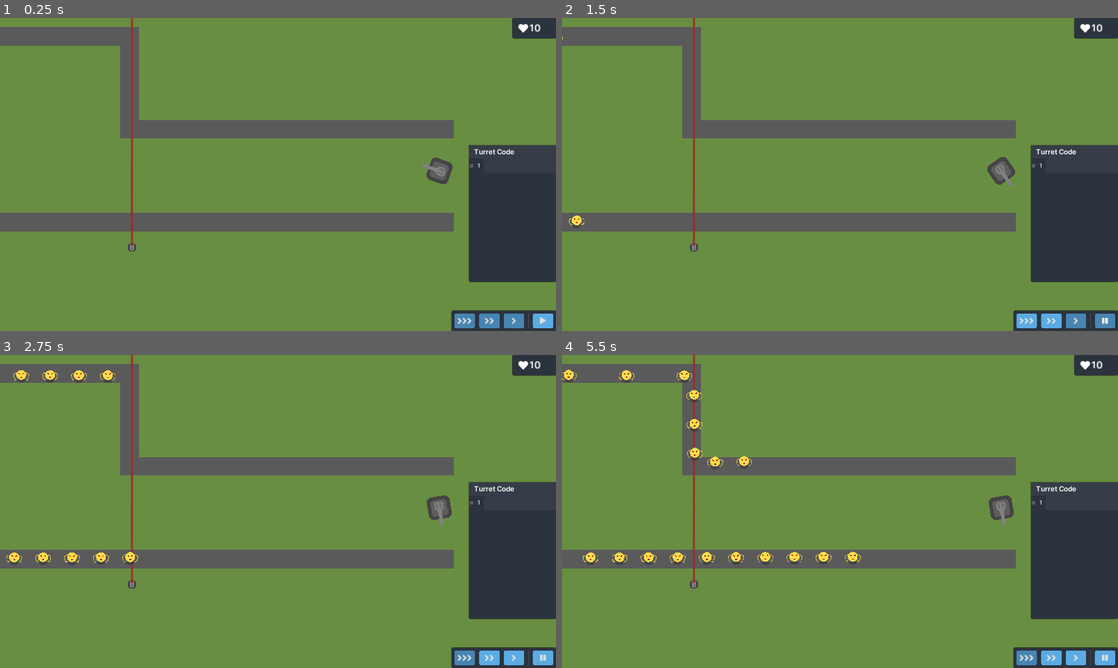
Above: before the commit, frames 1-4 (two rows, left to right).
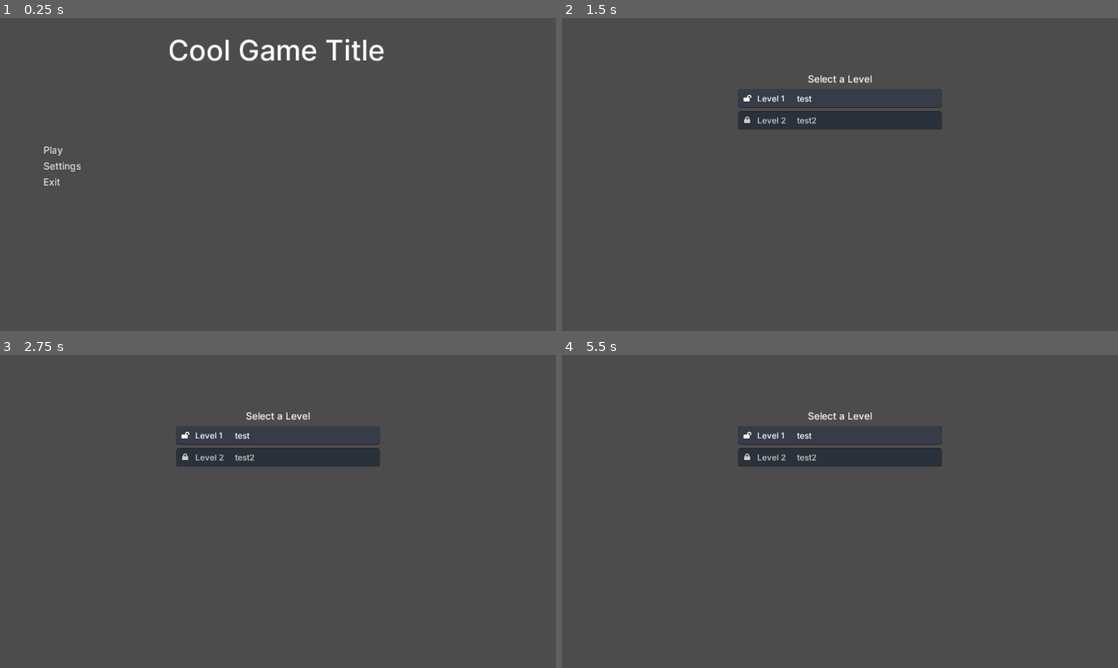
Above: after the commit, the same moments.

Repository: Latiang/tower-defense-godot
Game: Godot game, scene res://objects/Main.tscn
Same seed, same stepped clock (60 frames per second), same inputs: the game is played once before the commit and once after it.
Inputs (mouse positions are in pixels of both pictures, inside the frame that each line leads up to):
- Up to frame 1 (0.25 s): no input
- Up to frame 2 (1.5 s): click (623, 149) at 0.5 s, where only the run after the commit has a clickable "Play"; click (1106, 321) at 1.25 s, where only the run before the commit has a clickable ""
- Up to frame 3 (2.75 s): click (467, 658) at 2 s, where only the run before the commit has a clickable ""
- Up to frame 4 (5.5 s): click (1051, 658) at 2.75 s, where only the run before the commit has a clickable ""; click (1073, 658) at 3.5 s, where only the run before the commit has a clickable ""; click (1106, 658) at 4.25 s, where only the run before the commit has a clickable ""; click (1029, 658) at 5 s, where only the run before the commit has a clickable ""

The runs differ from the first frame. In frame 1, 88% of the frame differs, in the area x 0-100%, y 0-100%; in frame 2, 89%; in frame 3, 90%; in frame 4, 90%.

Commit message:
Fix some minor bugs and implement functionality connected to save states

Diff:
--- a/src/objects/LevelManager.gd
+++ b/src/objects/LevelManager.gd
@@ -6,14 +6,13 @@
 export var health = 10
 
 var save_state = load("res://objects/SaveStateClass.gd").new()
-var level_list = ["TestLevel1", "TestLevel2"]
 
 func _ready():
-	$AutoSaveTimer.start()
+	pass
 	#load_level(0)
 
 func _on_AutoSaveTimer_timeout():
-	if current_level:
+	if current_level && !current_level.wave_started:
 		$GUI/CodeWindow.save_code_to_turret()
 		save_state.save_level_data(current_level, current_level_index, 2)
 		save_state.save_to_file()
@@ -31,7 +30,7 @@
 func load_level(level_index):
 	health = 10
 	current_level_index = level_index
-	var level_name = level_list[level_index]
+	var level_name = save_state.get_level_data(level_index)["file"]
 	$GUI.reset()
 	$GUI.update_health(health)
 	print("[Level] Loading level: %s" % level_name)
@@ -45,6 +44,7 @@
 	# Load turret code and such from file
 	save_state.load_level_data(current_level, current_level_index)
 	$GUI/CodeWindow.open_code_window(0, false)
+	$AutoSaveTimer.start()
 
 # Start a level wave (start button pressed)
 func _on_GUI_start_wave():
@@ -57,6 +57,9 @@
 
 func _on_Level_level_complete():
 	$GUI.level_won()
+	$AutoSaveTimer.stop()
+	save_state.save_level_data(current_level, current_level_index, 3)
+	save_state.save_to_file()
 
 func _on_GUI_update_time_scale(new_time_scale):
 	current_level.set_time_scale(new_time_scale)
@@ -72,7 +75,11 @@
 	load_level(current_level_index)
 
 func _on_GUI_next_level():
-	load_level((current_level_index + 1) % len(level_list))
+	if current_level_index + 1 < save_state.level_count:
+		load_level(current_level_index + 1)
+	else: # Return to main menu if no more levels are left
+		get_parent().show_MainMenu()
+
 
 func debug_tick_interpreter_once():
 	current_level.tick_once
--- a/src/objects/Main.gd
+++ b/src/objects/Main.gd
@@ -7,13 +7,23 @@
 	# Load main menu
 	if !debug_main_menu_override:
 		$MainMenu/LevelSelectionMenu.populate_level_buttons($LevelManager.save_state)
-		$LevelManager/GUI.hide()
+		show_MainMenu()
 	else: # Load first level for debugging
 		_on_MainMenu_start_level(0)
 		if debug_tick_interpreter_once:
 			$LevelManager.current_level.debug_tick_interpreter_once()
 
 func _on_MainMenu_start_level(level_number):
+	show_level()
+	$LevelManager.load_level(level_number)
+
+func show_MainMenu():
+	$MainMenu.show()
+	$MainMenu/LevelSelectionMenu.hide()
+	$LevelManager/GUI.hide()
+	if $LevelManager.current_level:
+		$LevelManager.current_level.queue_free()
+
+func show_level():
 	$MainMenu.hide()
 	$LevelManager/GUI.show()
-	$LevelManager.load_level(level_number)
--- a/src/objects/Main.tscn
+++ b/src/objects/Main.tscn
@@ -7,7 +7,6 @@
 
 [node name="Main" type="Node"]
 script = ExtResource( 3 )
-debug_main_menu_override = true
 
 [node name="LevelManager" type="Node" parent="."]
 script = ExtResource( 2 )
--- a/src/objects/MainMenu.tscn
+++ b/src/objects/MainMenu.tscn
@@ -137,9 +137,9 @@
 anchor_right = 0.5
 anchor_bottom = 0.5
 margin_left = -350.0
-margin_top = -250.0
+margin_top = -350.0
 margin_right = 350.0
-margin_bottom = -230.0
+margin_bottom = -320.0
 rect_min_size = Vector2( 700, 0 )
 __meta__ = {
 "_edit_use_anchors_": false
--- a/src/objects/SaveStateClass.gd
+++ b/src/objects/SaveStateClass.gd
@@ -1,5 +1,6 @@
 
 var raw_json = {}
+var level_count = 0
 var file = File.new()
 
 enum LEVEL_STATUS {LOCKED, UNLOCKED, STARTED, COMPLETED}
@@ -19,6 +20,7 @@
 		file.open(filename, File.READ)
 		var text = file.get_as_text()
 		raw_json = parse_json(text)
+		level_count = len(raw_json["levels"])
 		file.close()
 	else:
 		print("[Save State] No save file found, using initial save")
@@ -52,3 +54,6 @@
 # Used for the main menu
 func get_level_states():
 	return raw_json["levels"]
+
+func get_level_data(level_id):
+	return raw_json["levels"][level_id]
--- a/src/saves/initial_save.json
+++ b/src/saves/initial_save.json
@@ -1,4 +1,4 @@
 {"levels":[
-{"description":"test","file":"TestLevel1","status":1,"turret_code":[""]},
-{"description":"test2","file":"TestLevel2","status":0,"turret_code":["", ""]}
+{"description":"test","file":"TestLevel1","status":1,"turret_code":["Code for level 1 turret 1"]},
+{"description":"test2","file":"TestLevel2","status":0,"turret_code":["Code for level 2 turret 1", "Code for level 2 turret 2"]}
 ]}
--- a/src/saves/save1.json
+++ /dev/null
@@ -1 +0,0 @@
-{"levels":[{"description":"test","file":"TestLevel1","status":2,"turret_code":[""]},{"description":"test2","file":"TestLevel2","status":2,"turret_code":["",""]}]}
